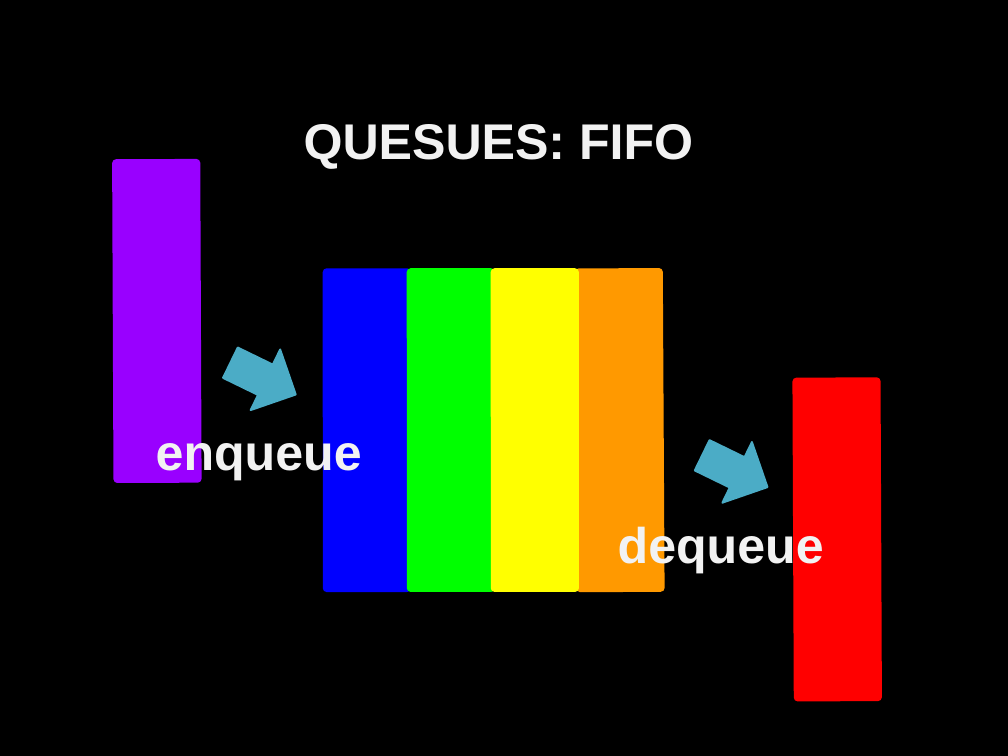
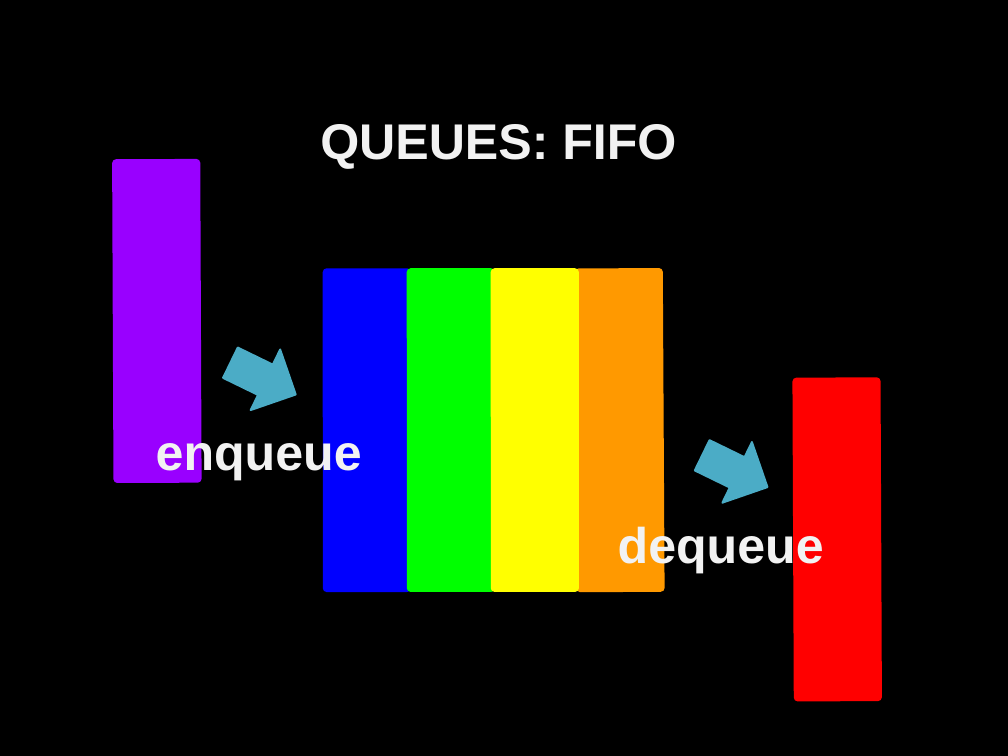
Before and after one commit to bagustris/prokom-tf, a slide deck: slide 16 of prokom7.odp. Drawn at 1008x756 pixels with LibreOffice and Linux fonts; fonts in the diff are those of the drawing. Boxes give left, top, right and bottom in pixels: in the first picture for what was removed or moved away, otherwise in the second. Text is boxed around its words. In the diff, an @@ line names an element or a change of style, - is before the commit and + after.

```diff
--- a/prokom7.odp
+++ b/prokom7.odp
@@ text at (320, 124, 676, 169): text changed @@
-QUESUES: FIFO
+QUEUES: FIFO
```
Also in this commit, not shown: 2 other files.
